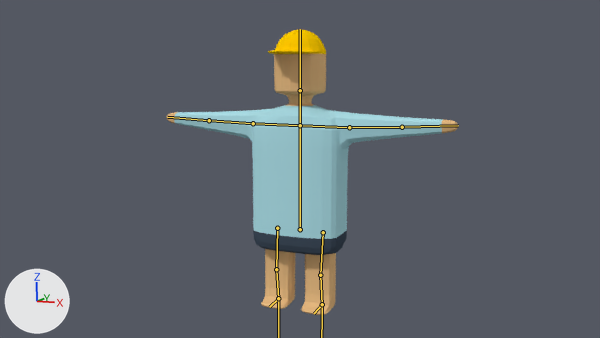
The Blender file introduction/blend/010_012.blend, before and after one commit.
Rendered twice from the file's camera 'Camera'. Every picture has the same lights, and +X, +Y and +Z are marked at lower left. The bones that bend it are drawn over the model as lines.

In view in the first picture: '立方体'.
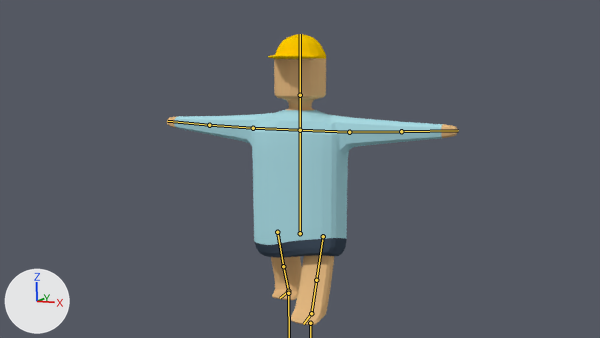
The newer file adds an action. The first version stands in its rest pose; the second is drawn at frame 1 of the action 'アーマチュアAction'.

Location of each change, (x1, y1, x2, y2) in pixels of the pictures (600 x 338 px):
'立方体', posed
    before: (166, 29, 458, 315)
    after: (167, 34, 458, 325)
bone 'Leg.002.L', root to tip
    before: (322, 304) to (314, 313)
    after: (311, 313) to (303, 324)
bone 'Leg.002.R', root to tip
    before: (278, 298) to (269, 307)
    after: (288, 291) to (280, 298)

The edits, one by one:
Bone 'root' (bone_root) moves from (0.0, 0.0, 0.0) to (0.0, 0.1, 0.0).
Bone 'Leg.002.L' (bone_leg_002_l) turns from (0, 0, 0) to (33, 0, 0) degrees about its own x, y and z.
Bone 'Leg.002.R' (bone_leg_002_r) turns from (0, 0, 0) to (-15, 0, 0) degrees about its own x, y and z.
Bone 'Leg.003.L' (bone_leg_003_l) moves from (0.0, 0.0, 0.0) to (0.0, 0.08, -0.71).
Bone 'Leg.003.R' (bone_leg_003_r) moves from (0.0, 0.0, 0.0) to (0.0, -0.04, 0.61).
